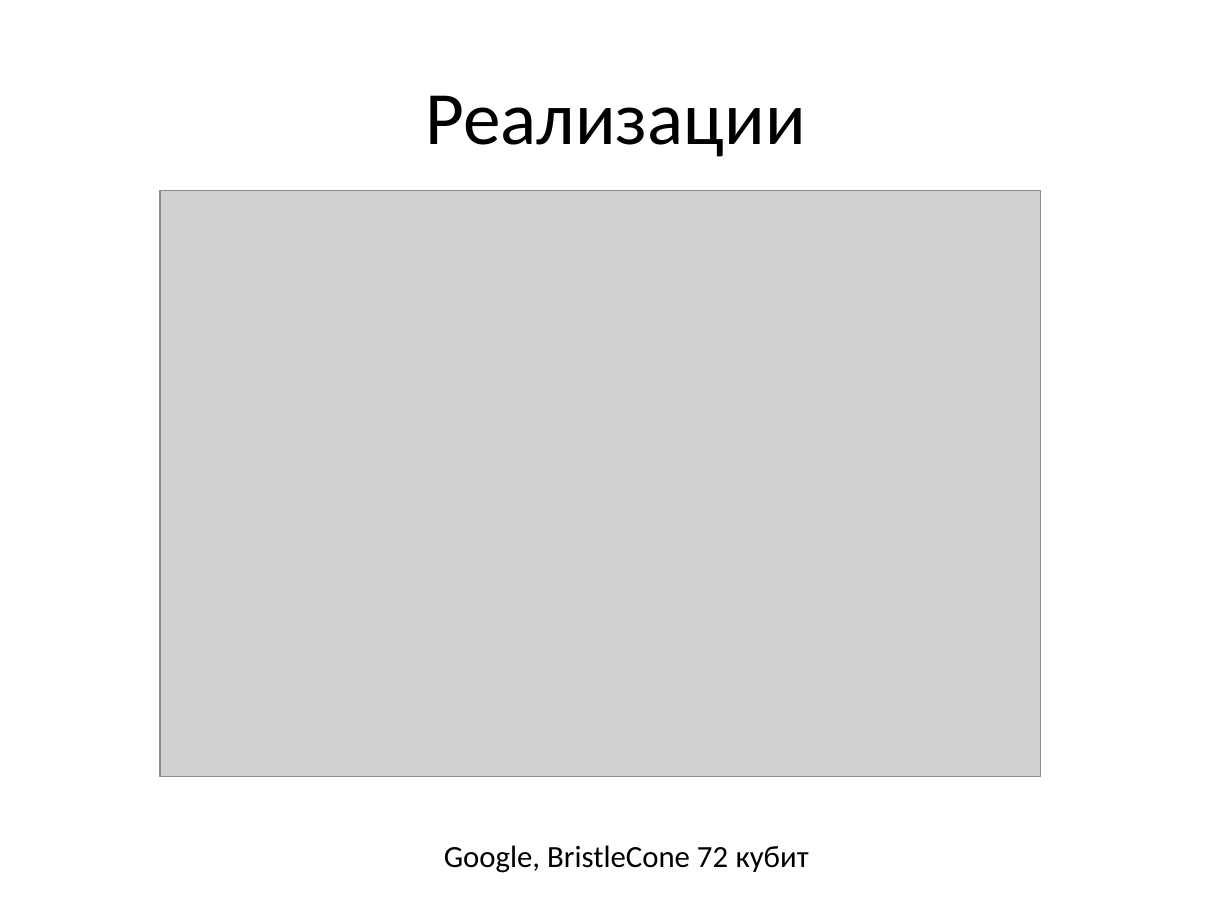
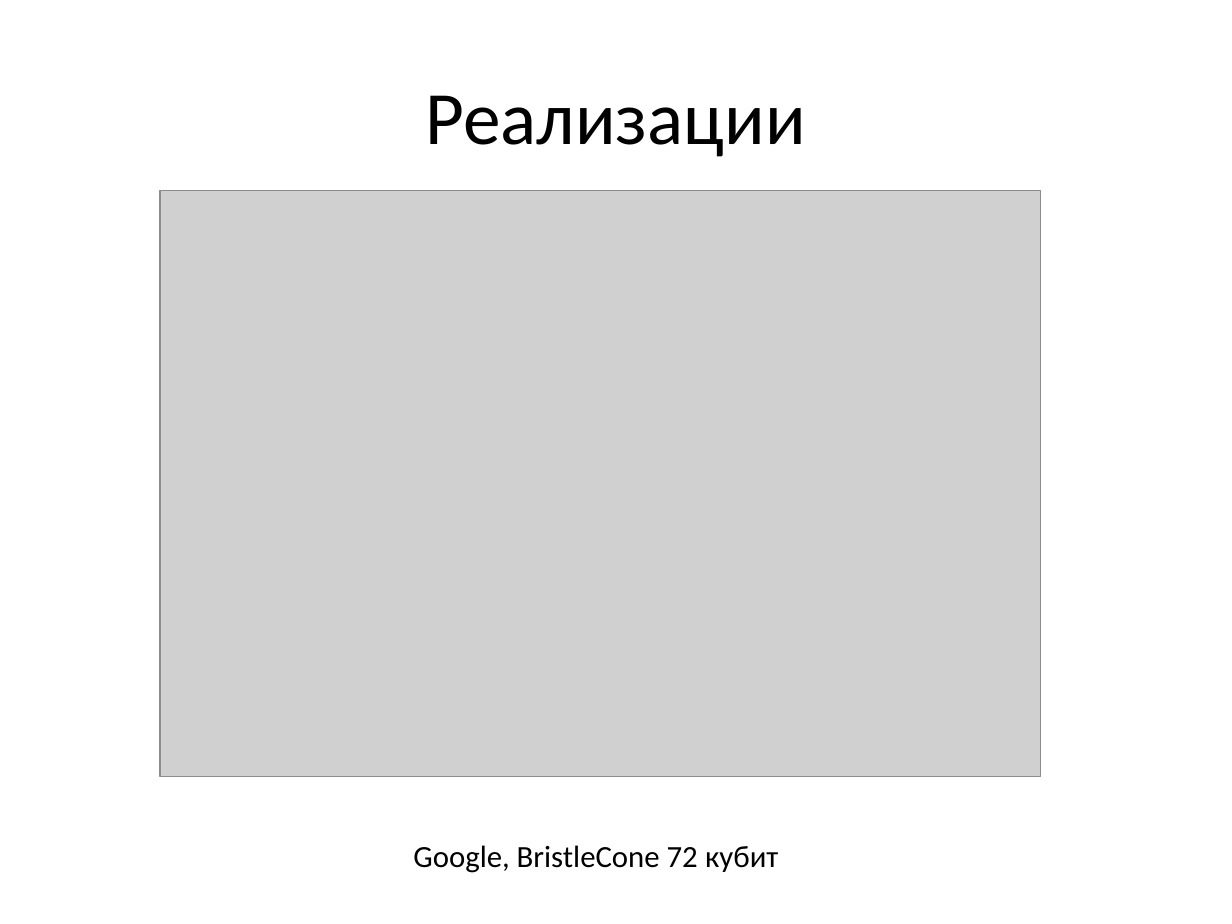
Before and after one commit to qwe86/dir, a slide deck: slide 11 of Квантовые компьютеры.pptx (slide 10 before the commit). Drawn at 1232x924 pixels with LibreOffice and Linux fonts; fonts in the diff are those of the drawing; grey boxes stand for pictures. Boxes give left, top, right and bottom in pixels: in the first picture for what was removed or moved away, otherwise in the second. Text is boxed around its words. In the diff, an @@ line names an element or a change of style, - is before the commit and + after.

```diff
--- a/Квантовые компьютеры.pptx
+++ b/Квантовые компьютеры.pptx
@@ text "Google, BristleCone 72 кубит": place and size @@
-text "Google, BristleCone 72 кубит" at [444, 845, 809, 873]
+text "Google, BristleCone 72 кубит" at [413, 845, 778, 873]
```
Also in this commit, not shown: 5 other slides changed, 2 slides added.
